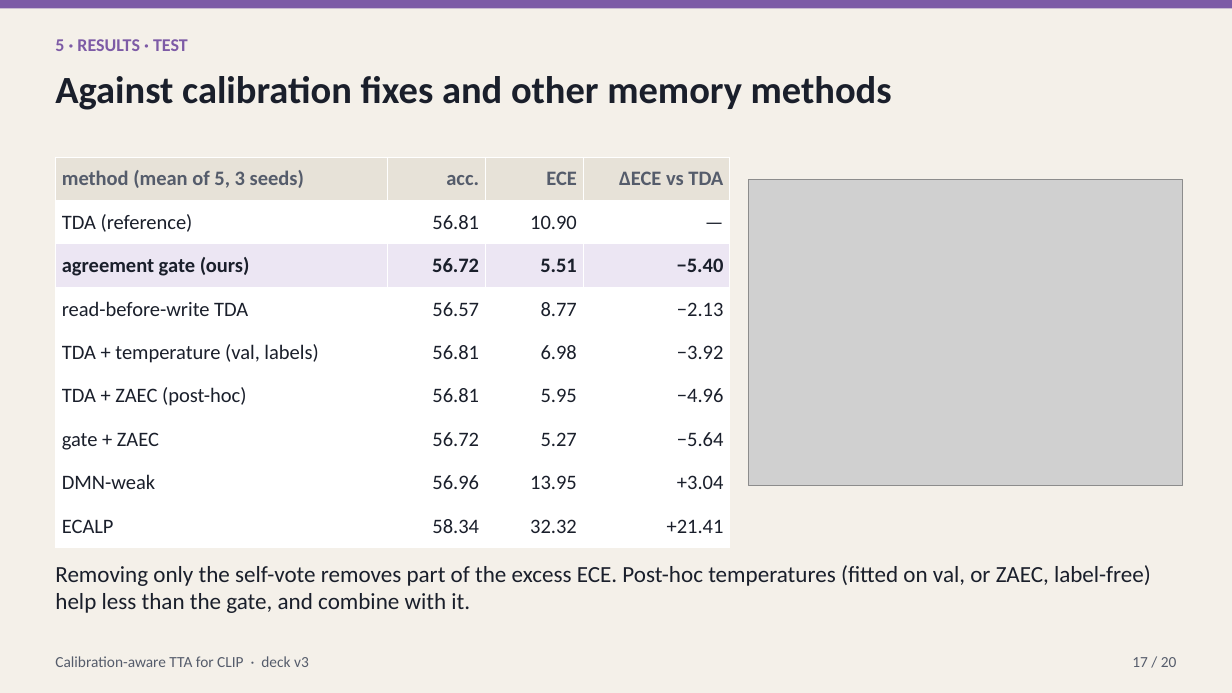
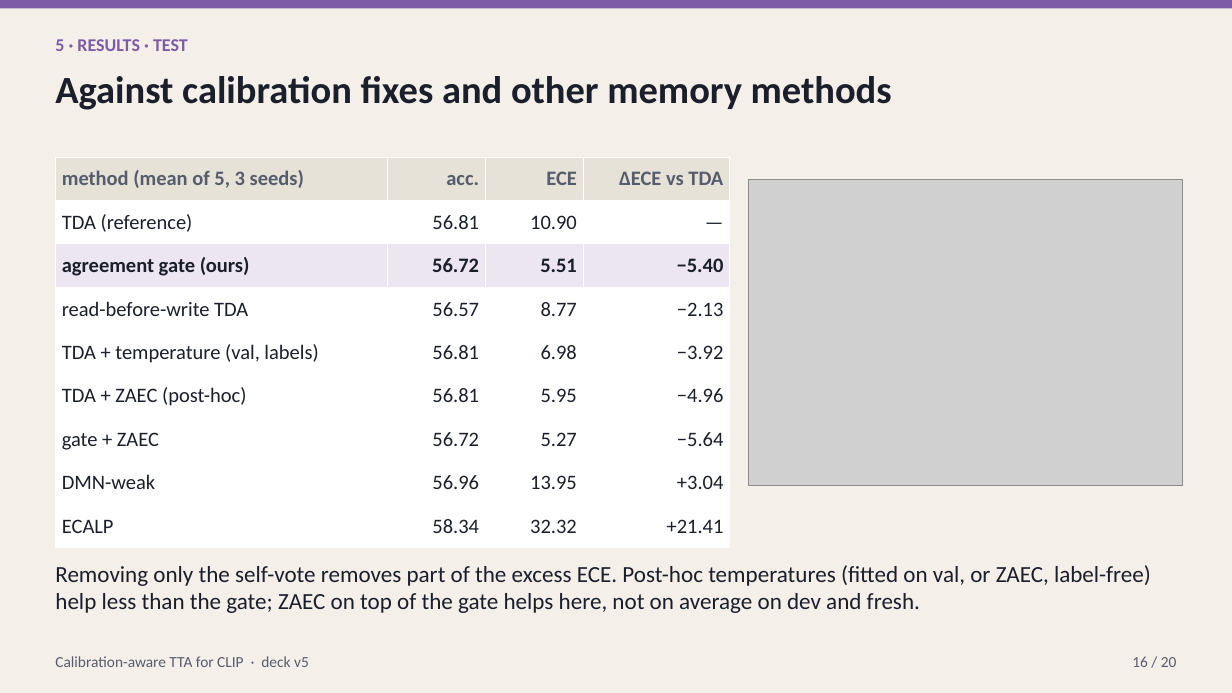
Before and after one commit to macwave12/deep_project_calibration_aware_tta, a slide deck: slide 16 of presentation/calibration_aware_tta.pptx (slide 17 before the commit). Drawn at 1232x693 pixels with LibreOffice and Linux fonts; fonts in the diff are those of the drawing; grey boxes stand for pictures. Boxes give left, top, right and bottom in pixels: in the first picture for what was removed or moved away, otherwise in the second. Text is boxed around its words. In the diff, an @@ line names an element or a change of style, - is before the commit and + after.

```diff
--- a/presentation/calibration_aware_tta.pptx
+++ b/presentation/calibration_aware_tta.pptx
@@ text at [55,565,1151,613]: text changed @@
-Removing only the self-vote removes part of the excess ECE. Post-hoc temperatures (fitted on val, or ZAEC, label-free) help less than the gate, and combine with it.
+Removing only the self-vote removes part of the excess ECE. Post-hoc temperatures (fitted on val, or ZAEC, label-free) help less than the gate; ZAEC on top of the gate helps here, not on average on dev and fresh.
@@ text at [55,656,309,667]: text changed @@
-Calibration-aware TTA for CLIP · deck v3
+Calibration-aware TTA for CLIP · deck v5
@@ text at [1132,656,1177,667]: text changed @@
-17 / 20
+16 / 20
```
Also in this commit, not shown: 22 other slides changed, 5 slides added, 1 slide removed, 34 other files.
